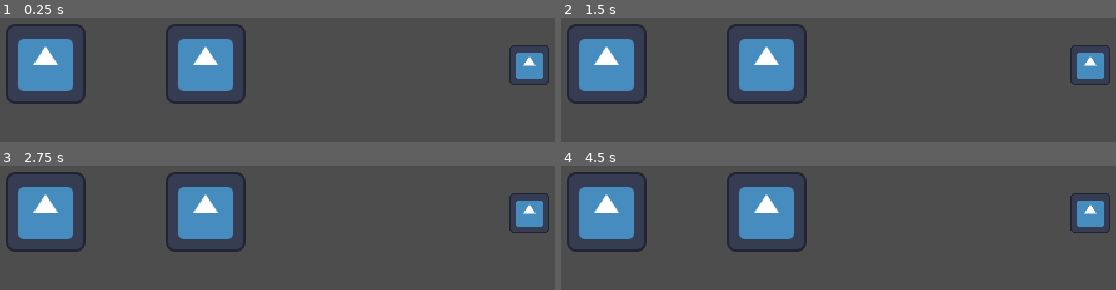
Above: before the commit, frames 1-4 (two rows, left to right).
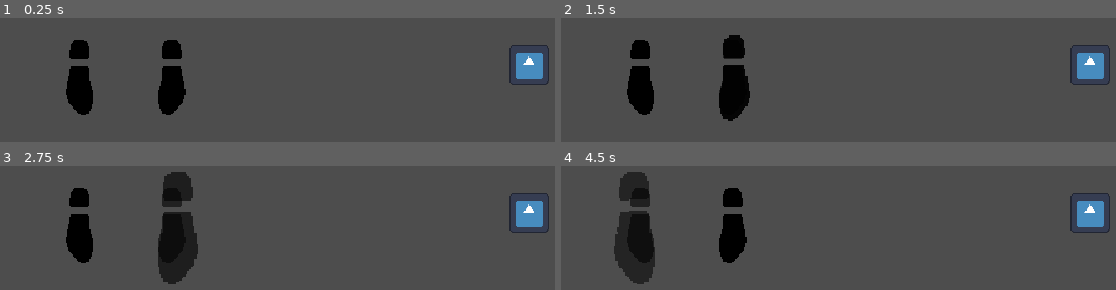
Above: after the commit, the same moments.

Repository: Burger-Bois/ld56
Game: Godot game, scene res://src/main.tscn
Two runs of this game, one before a commit and one after it. Both use one fixed random seed, a clock stepped at 60 frames per second and the inputs below. The engine's default icon, where the game draws it, is replaced by a stand-in: a white triangle on a blue panel in a dark square.
Inputs:
- Up to frame 1 (0.25 s): no input
- Up to frame 2 (1.5 s): tap Enter at 0.5 s; hold D (right) 0.53-1.28 s; tap Space at 1.25 s; hold S (backward) from 1.28 s (still down)
- Up to frame 3 (2.75 s): tap Enter at 2 s; release S (backward) at 2.03 s; hold D (right) from 2.03 s (still down)
- Up to frame 4 (4.5 s): tap Space at 2.75 s; release D (right) at 2.78 s; hold W (forward) 2.78-3.53 s; tap Enter at 3.5 s; hold A (left) from 3.53 s (still down)

The runs differ from the first frame. In frame 1, 14% of the frame differs, in the area x 1-97%, y 4-79%; in frame 2, 14%; in frame 3, 15%; in frame 4, 15%, in the area x 1-97%, y 4-96%.

Commit message:
Add boot animations

Diff:
--- a/project.godot
+++ b/project.godot
@@ -55,4 +55,5 @@
 
 [rendering]
 
+textures/canvas_textures/default_texture_filter=0
 textures/size/viewport_height=648
--- /dev/null
+++ b/src/boot.gd
@@ -0,0 +1,47 @@
+class_name Boot extends Node2D
+
+
+@export var state: State = State.IDLE:
+	set=set_state
+
+enum State {IDLE, LIFTING, LOWERING, LIFTED, STOMPING}
+
+@onready var _animations := $AnimationPlayer
+
+
+func _ready():
+	_animations.animation_finished.connect(_on_animation_finished)
+
+
+func set_state(new_state: State):
+	if new_state == State.IDLE:
+		_animations.speed_scale = 1
+		_animations.play("RESET")
+
+	if new_state == State.LIFTING:
+		_animations.speed_scale = 1
+		_animations.play("boot/lift")
+
+	if new_state == State.STOMPING:
+		_animations.speed_scale = 1
+		_animations.play("boot/stomp")
+
+	if new_state == State.LOWERING and _animations.current_animation == "boot/lift":
+		_animations.speed_scale = -3
+
+	state = new_state
+
+
+func is_pivot():
+	return [State.IDLE, State.LOWERING, State.STOMPING].has(state)
+
+
+func _on_animation_finished(animation: String):
+	print("animation finished: " + animation)
+	if animation == "boot/lift":
+		if state == State.LIFTING:
+			state = State.LIFTED
+		if state == State.LOWERING:
+			state = State.IDLE
+	if animation == "boot/stomp":
+		state = State.IDLE
--- /dev/null
+++ b/src/boot.tscn
@@ -0,0 +1,154 @@
+[gd_scene load_steps=8 format=3 uid="uid://cws28uf05ad5r"]
+
+[ext_resource type="Script" path="res://src/boot.gd" id="2_1ylds"]
+[ext_resource type="Texture2D" uid="uid://b2ggf8dmrc7fj" path="res://assets/boot.png" id="2_y1pjh"]
+
+[sub_resource type="Animation" id="Animation_cjemf"]
+length = 0.001
+tracks/0/type = "value"
+tracks/0/imported = false
+tracks/0/enabled = true
+tracks/0/path = NodePath("Sprite2D:scale")
+tracks/0/interp = 1
+tracks/0/loop_wrap = true
+tracks/0/keys = {
+"times": PackedFloat32Array(0),
+"transitions": PackedFloat32Array(1),
+"update": 0,
+"values": [Vector2(1, 1)]
+}
+tracks/1/type = "value"
+tracks/1/imported = false
+tracks/1/enabled = true
+tracks/1/path = NodePath("Sprite2D:position")
+tracks/1/interp = 1
+tracks/1/loop_wrap = true
+tracks/1/keys = {
+"times": PackedFloat32Array(0),
+"transitions": PackedFloat32Array(1),
+"update": 0,
+"values": [Vector2(5, 11)]
+}
+tracks/2/type = "value"
+tracks/2/imported = false
+tracks/2/enabled = true
+tracks/2/path = NodePath("Sprite2D:modulate")
+tracks/2/interp = 1
+tracks/2/loop_wrap = true
+tracks/2/keys = {
+"times": PackedFloat32Array(0),
+"transitions": PackedFloat32Array(1),
+"update": 0,
+"values": [Color(1, 1, 1, 1)]
+}
+
+[sub_resource type="AnimationLibrary" id="AnimationLibrary_jaq71"]
+_data = {
+"RESET": SubResource("Animation_cjemf")
+}
+
+[sub_resource type="Animation" id="Animation_hp7te"]
+resource_name = "stomp"
+length = 0.8
+tracks/0/type = "value"
+tracks/0/imported = false
+tracks/0/enabled = true
+tracks/0/path = NodePath("Sprite2D:scale")
+tracks/0/interp = 1
+tracks/0/loop_wrap = true
+tracks/0/keys = {
+"times": PackedFloat32Array(0, 0.8),
+"transitions": PackedFloat32Array(0.5, 1),
+"update": 0,
+"values": [Vector2(1, 1), Vector2(1.5, 1.5)]
+}
+tracks/1/type = "value"
+tracks/1/imported = false
+tracks/1/enabled = true
+tracks/1/path = NodePath("Sprite2D:position")
+tracks/1/interp = 1
+tracks/1/loop_wrap = true
+tracks/1/keys = {
+"times": PackedFloat32Array(0, 0.8),
+"transitions": PackedFloat32Array(0.5, 1),
+"update": 0,
+"values": [Vector2(5, 11), Vector2(10, 13)]
+}
+tracks/2/type = "value"
+tracks/2/imported = false
+tracks/2/enabled = true
+tracks/2/path = NodePath("Sprite2D:modulate")
+tracks/2/interp = 1
+tracks/2/loop_wrap = true
+tracks/2/keys = {
+"times": PackedFloat32Array(0, 0.8),
+"transitions": PackedFloat32Array(1, 1),
+"update": 0,
+"values": [Color(1, 1, 1, 1), Color(1, 1, 1, 0.529412)]
+}
+
+[sub_resource type="Animation" id="Animation_tnoeq"]
+resource_name = "stomp"
+length = 0.3
+tracks/0/type = "value"
+tracks/0/imported = false
+tracks/0/enabled = true
+tracks/0/path = NodePath("Sprite2D:scale")
+tracks/0/interp = 1
+tracks/0/loop_wrap = true
+tracks/0/keys = {
+"times": PackedFloat32Array(0, 0.2, 0.266667, 0.3),
+"transitions": PackedFloat32Array(2, 1, 1, 1),
+"update": 0,
+"values": [Vector2(1.5, 1.5), Vector2(1, 1), Vector2(1.1, 1.1), Vector2(1, 1)]
+}
+tracks/1/type = "value"
+tracks/1/imported = false
+tracks/1/enabled = true
+tracks/1/path = NodePath("Sprite2D:position")
+tracks/1/interp = 1
+tracks/1/loop_wrap = true
+tracks/1/keys = {
+"times": PackedFloat32Array(0, 0.3),
+"transitions": PackedFloat32Array(0.535886, 1),
+"update": 0,
+"values": [Vector2(10, 13), Vector2(5, 11)]
+}
+tracks/2/type = "value"
+tracks/2/imported = false
+tracks/2/enabled = true
+tracks/2/path = NodePath("Sprite2D:modulate")
+tracks/2/interp = 1
+tracks/2/loop_wrap = true
+tracks/2/keys = {
+"times": PackedFloat32Array(0, 0.3),
+"transitions": PackedFloat32Array(1, 1),
+"update": 0,
+"values": [Color(1, 1, 1, 0.529412), Color(1, 1, 1, 1)]
+}
+
+[sub_resource type="AnimationLibrary" id="AnimationLibrary_2hui1"]
+_data = {
+"lift": SubResource("Animation_hp7te"),
+"stomp": SubResource("Animation_tnoeq")
+}
+
+[node name="Boot" type="Node2D"]
+script = ExtResource("2_1ylds")
+
+[node name="Sprite2D" type="Sprite2D" parent="."]
+position = Vector2(5, 11)
+rotation = -3.14159
+texture = ExtResource("2_y1pjh")
+
+[node name="Shadow" type="Sprite2D" parent="."]
+modulate = Color(1, 1, 1, 0.564706)
+position = Vector2(5, 11)
+rotation = -3.14159
+texture = ExtResource("2_y1pjh")
+
+[node name="AnimationPlayer" type="AnimationPlayer" parent="."]
+libraries = {
+"": SubResource("AnimationLibrary_jaq71"),
+"boot": SubResource("AnimationLibrary_2hui1")
+}
--- a/src/player.gd
+++ b/src/player.gd
@@ -3,34 +3,42 @@
 
 @export var turn_speed := 0.25
 
-@onready var _left_pivot := %LeftPivot as Marker2D
-@onready var _right_pivot := %RightPivot as Marker2D
-
-var _left_lifted := false
-var _right_lifted := false
+@onready var _left_boot := $LeftBoot as Boot
+@onready var _right_boot := $RightBoot as Boot
 
 var _current_pivot: Node2D
 
 
 func _ready():
-	_current_pivot = _left_pivot
+	_current_pivot = _left_boot
 
 
 func _process(delta):
-	var turn_direction := 0.0
 	if Input.is_action_pressed("left"):
-		_current_pivot = _left_pivot
-		_right_lifted = true
-		turn_direction += -1
-	else:
-		_left_lifted = false
+		if _right_boot.state == Boot.State.IDLE:
+			_right_boot.state = Boot.State.LIFTING
+	elif Input.is_action_just_released("left"):
+		if _right_boot.state == Boot.State.LIFTED:
+			_right_boot.state = Boot.State.STOMPING
+		else:
+			_right_boot.state = Boot.State.LOWERING
 
 	if Input.is_action_pressed("right"):
-		_current_pivot = _right_pivot
-		_left_lifted = true
+		if _left_boot.state == Boot.State.IDLE:
+			_left_boot.state = Boot.State.LIFTING
+	elif Input.is_action_just_released("right"):
+		if _left_boot.state == Boot.State.LIFTED:
+			_left_boot.state = Boot.State.STOMPING
+		else:
+			_left_boot.state = Boot.State.LOWERING
+
+	var turn_direction := 0.0
+	if _right_boot.is_pivot() and not _left_boot.is_pivot():
+		_current_pivot = _right_boot
 		turn_direction += 1
-	else:
-		_left_lifted = false
+	elif _left_boot.is_pivot() and not _right_boot.is_pivot():
+		_current_pivot = _left_boot
+		turn_direction += -1
 
 	var direction_y := 0.0
 	if Input.is_action_pressed("forward"):
--- a/src/player.tscn
+++ b/src/player.tscn
@@ -1,38 +1,16 @@
-[gd_scene load_steps=4 format=3 uid="uid://j82506cb8570"]
+[gd_scene load_steps=3 format=3 uid="uid://j82506cb8570"]
 
 [ext_resource type="Script" path="res://src/player.gd" id="1_4c8sp"]
-[ext_resource type="Texture2D" uid="uid://ddnircrexhpep" path="res://icon.svg" id="1_kkory"]
-
-[sub_resource type="RectangleShape2D" id="RectangleShape2D_eeu31"]
-size = Vector2(64, 64)
+[ext_resource type="PackedScene" uid="uid://cws28uf05ad5r" path="res://src/boot.tscn" id="2_v8r4r"]
 
 [node name="Player" type="CharacterBody2D"]
 motion_mode = 1
 script = ExtResource("1_4c8sp")
 turn_speed = null
 
-[node name="LeftPivot" type="Marker2D" parent="."]
-unique_name_in_owner = true
-position = Vector2(64, 0)
+[node name="LeftBoot" parent="." instance=ExtResource("2_v8r4r")]
+position = Vector2(32, 0)
 
-[node name="RightPivot" type="Marker2D" parent="."]
-unique_name_in_owner = true
-position = Vector2(-64, 0)
-
-[node name="LeftBoot" type="Sprite2D" parent="."]
-position = Vector2(64, 0)
-scale = Vector2(0.5, 0.5)
-texture = ExtResource("1_kkory")
-
-[node name="LeftCollisionShape" type="CollisionShape2D" parent="."]
-position = Vector2(64, 0)
-shape = SubResource("RectangleShape2D_eeu31")
-
-[node name="RightBoot" type="Sprite2D" parent="."]
-position = Vector2(-64, 0)
-scale = Vector2(0.5, 0.5)
-texture = ExtResource("1_kkory")
-
-[node name="RightCollisionShape" type="CollisionShape2D" parent="."]
-position = Vector2(-64, 0)
-shape = SubResource("RectangleShape2D_eeu31")
+[node name="RightBoot" parent="." instance=ExtResource("2_v8r4r")]
+position = Vector2(-32, 0)
+scale = Vector2(-1, 1)
Binary file added: assets/boot.aseprite
Binary file added: assets/boot.png
Not shown, added: assets/boot.png.import
